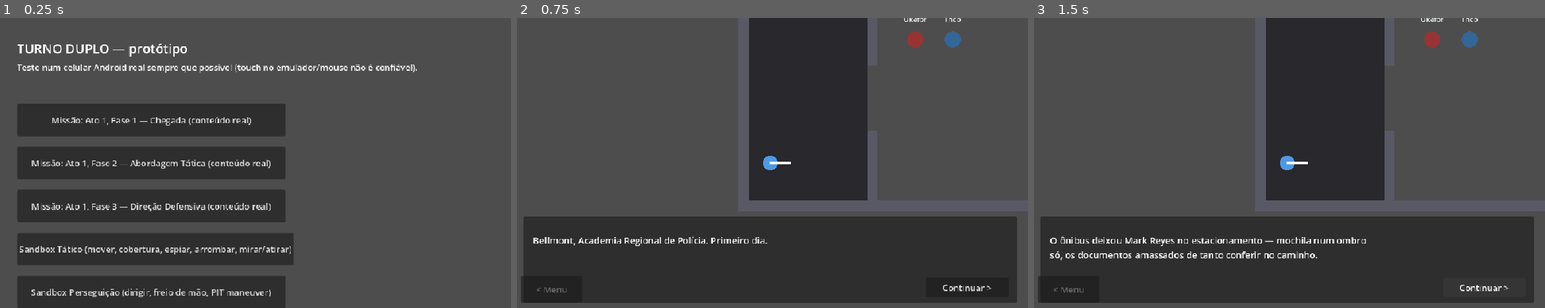
Above: before the commit, frames 1-3 (left to right).
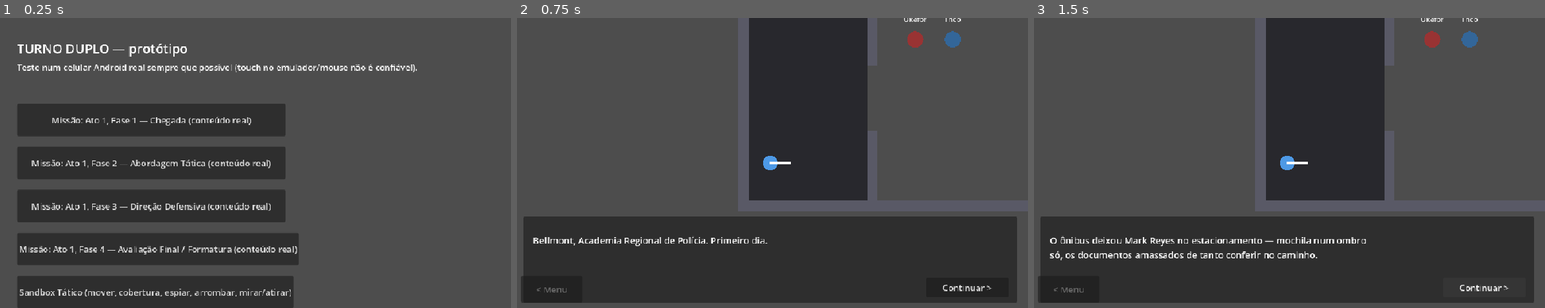
Above: after the commit, the same moments.

Repository: luuan-br/turno-duplo
Game: Godot game, scene res://sandbox/menu.tscn
Two runs of this game, one before a commit and one after it. Both use one fixed random seed, a clock stepped at 60 frames per second and the inputs below.
Inputs:
- Up to frame 1 (0.25 s): no input
- Up to frame 2 (0.75 s): click "Missão: Ato 1, Fase 1 — Chega…" at 0.5 s
- Up to frame 3 (1.5 s): click "Continuar >" at 1.25 s

The runs differ from the first frame. In frame 1, 1.7% of the frame differs, in the area x 3-59%, y 74-100%; in frame 2, nothing differs; in frame 3, nothing differs.

Commit message:
feat: add Ato 1, Fase 4 — Avaliação Final / Formatura
- Implementação da fase 4 do Ato 1, encerrando a Academia e preparando o gancho para o Ato 2.
- A fase é majoritariamente narrativa, com foco na cerimônia de formatura e avaliação dos personagens.
- Adicionadas novas cenas e scripts para a fase, incluindo a lógica de movimentação e interação com NPCs.
- Atualização do menu principal para incluir a nova missão.
- Correções e melhorias em mecânicas de jogo, como mira e controle de personagem.

Diff:
--- /dev/null
+++ b/missions/ato1_fase4_formatura.gd
@@ -0,0 +1,248 @@
+extends Node2D
+## Ato 1, Fase 4 — "Avaliação Final / Formatura" (docs/ROTEIRO.md).
+## Fecha o Ato 1 (Academia) e prepara o gancho pro Ato 2.
+##
+## Decisão de escopo: o ROTEIRO descreve "prova combinando tiro,
+## abordagem e direção" — mas essas três mecânicas já foram testadas
+## de verdade, com peso narrativo próprio, nas Fases 1/2/3. Sem sistema
+## de save entre cenas, não dá pra referenciar o desempenho específico
+## do jogador nelas de qualquer forma; repetir os mesmos mini-jogos aqui
+## seria exatamente o "conteúdo genérico" que a regra de ouro do GDD
+## (Seção 9) pede pra evitar. Por isso essa fase é majoritariamente
+## narrativa: a prova é resumida, não repetida — o peso real está na
+## cerimônia, que é onde o Mark recebe a lotação pra Ironside sob o
+## Sgt. Ray Doyle (GDD Seção 10), fechando o Ato 1 de verdade.
+##
+## Só tem movimento (sem mira/tiro/direção) + `ui/story_box.gd`. Sem
+## novos sistemas — só o padrão de câmera + NPC parado até o jogador
+## chegar perto, já estabelecido nas Fases 1/2/3.
+
+const YARD_SIZE := Vector2(500.0, 400.0)
+const YARD_ORIGIN := Vector2(80.0, 60.0)
+const WALL_THICK := 20.0
+
+const PLAYER_RADIUS := 14.0
+const SPEED_CAUTIOUS := 90.0
+
+var player: CharacterBody2D
+var okafor_marker: Node2D
+var theo_marker: Node2D
+
+var ceremony_zone: Area2D
+var _ceremony_started := false
+
+var story: Control
+var status_label: Label
+var _controls_locked := true
+var _phase := "intro"
+## intro -> walk_to_ceremony -> ceremony -> done
+
+
+func _ready() -> void:
+	_build_yard()
+	_build_player()
+	_build_npcs()
+	_build_ceremony_zone()
+	_build_hud()
+	_build_controls()
+	_build_story_box()
+
+	story.say(
+		[
+			"Última semana de instrução. Mira, abordagem, direção — cada prova arrancou um pedaço do recruta ansioso que desceu do ônibus há um mês.",
+			"Hoje é dia de formatura.",
+		],
+		["", ""]
+	)
+
+
+# ---------- construção da cena (caixa cinza) ----------
+
+func _build_yard() -> void:
+	var y := YARD_ORIGIN
+	var rects: Array[Rect2] = [
+		Rect2(y, Vector2(YARD_SIZE.x, WALL_THICK)),
+		Rect2(Vector2(y.x, y.y + YARD_SIZE.y - WALL_THICK), Vector2(YARD_SIZE.x, WALL_THICK)),
+		Rect2(y, Vector2(WALL_THICK, YARD_SIZE.y)),
+		Rect2(Vector2(y.x + YARD_SIZE.x - WALL_THICK, y.y), Vector2(WALL_THICK, YARD_SIZE.y)),
+	]
+	for r in rects:
+		var body := StaticBody2D.new()
+		var shape := CollisionShape2D.new()
+		var rect_shape := RectangleShape2D.new()
+		rect_shape.size = r.size
+		shape.shape = rect_shape
+		shape.position = r.size * 0.5
+		body.add_child(shape)
+		body.position = r.position
+		add_child(body)
+
+		var poly := Polygon2D.new()
+		poly.polygon = PackedVector2Array([Vector2.ZERO, Vector2(r.size.x, 0), r.size, Vector2(0, r.size.y)])
+		poly.color = Color(0.35, 0.35, 0.4)
+		poly.position = r.position
+		add_child(poly)
+
+	var floor_poly := Polygon2D.new()
+	floor_poly.polygon = PackedVector2Array([Vector2.ZERO, Vector2(YARD_SIZE.x - WALL_THICK * 2, 0), Vector2(YARD_SIZE.x - WALL_THICK * 2, YARD_SIZE.y - WALL_THICK * 2), Vector2(0, YARD_SIZE.y - WALL_THICK * 2)])
+	floor_poly.color = Color(0.22, 0.22, 0.2)
+	floor_poly.position = y + Vector2(WALL_THICK, WALL_THICK)
+	floor_poly.z_index = -1
+	add_child(floor_poly)
+
+
+func _build_player() -> void:
+	player = CharacterBody2D.new()
+	var shape := CollisionShape2D.new()
+	var circle := CircleShape2D.new()
+	circle.radius = PLAYER_RADIUS
+	shape.shape = circle
+	player.add_child(shape)
+	player.position = YARD_ORIGIN + Vector2(60, YARD_SIZE.y - 80)
+	add_child(player)
+
+	var camera := Camera2D.new()
+	camera.enabled = true
+	camera.position_smoothing_enabled = true
+	camera.position_smoothing_speed = 5.0
+	player.add_child(camera)
+
+
+func _build_npcs() -> void:
+	okafor_marker = Node2D.new()
+	okafor_marker.position = YARD_ORIGIN + Vector2(280, 100)
+	add_child(okafor_marker)
+
+	theo_marker = Node2D.new()
+	theo_marker.position = YARD_ORIGIN + Vector2(340, 100)
+	add_child(theo_marker)
+
+
+func _build_ceremony_zone() -> void:
+	ceremony_zone = Area2D.new()
+	var shape := CollisionShape2D.new()
+	var rect := RectangleShape2D.new()
+	rect.size = Vector2(170.0, 150.0)
+	shape.shape = rect
+	ceremony_zone.add_child(shape)
+	ceremony_zone.position = YARD_ORIGIN + Vector2(310, 130)
+	ceremony_zone.monitorable = true
+	ceremony_zone.body_entered.connect(_on_ceremony_zone_entered)
+	add_child(ceremony_zone)
+
+
+func _build_hud() -> void:
+	var layer := CanvasLayer.new()
+	add_child(layer)
+	status_label = Label.new()
+	status_label.position = Vector2(16, 16)
+	status_label.add_theme_font_size_override("font_size", 17)
+	layer.add_child(status_label)
+
+	var back := Button.new()
+	back.text = tr("< Menu")
+	back.anchor_top = 1.0
+	back.anchor_bottom = 1.0
+	back.offset_top = -60
+	back.offset_bottom = -10
+	back.offset_left = 16
+	back.offset_right = 130
+	layer.add_child(back)
+	back.pressed.connect(func(): get_tree().change_scene_to_file("res://sandbox/menu.tscn"))
+
+
+func _build_controls() -> void:
+	var layer := CanvasLayer.new()
+	add_child(layer)
+
+	var left_stick := Control.new()
+	left_stick.set_script(load("res://ui/virtual_joystick.gd"))
+	left_stick.anchor_left = 0.0
+	left_stick.anchor_right = 1.0
+	left_stick.anchor_top = 0.0
+	left_stick.anchor_bottom = 1.0
+	layer.add_child(left_stick)
+
+
+func _build_story_box() -> void:
+	var layer := CanvasLayer.new()
+	add_child(layer)
+	story = Control.new()
+	story.set_script(load("res://ui/story_box.gd"))
+	layer.add_child(story)
+	story.finished.connect(_on_story_finished)
+
+
+# ---------- fluxo da fase ----------
+
+func _on_story_finished() -> void:
+	match _phase:
+		"intro":
+			_phase = "walk_to_ceremony"
+			_controls_locked = false
+		"ceremony":
+			_phase = "done"
+
+
+func _on_ceremony_zone_entered(body: Node) -> void:
+	if body != player or _ceremony_started or _phase != "walk_to_ceremony":
+		return
+	_ceremony_started = true
+	_phase = "ceremony"
+	_controls_locked = true
+	story.say(
+		[
+			"Três provas, Reyes: pontaria, decisão, controle. Você levou as três a sério — até demais, às vezes.",
+			"\"Até demais\" é elogio vindo dela. Aproveita enquanto dura.",
+			"Marsh, você tem talento de sobra e paciência de menos. Reyes tem o oposto. A rua vai exigir os dois de vocês — e nenhum dos dois tem os dois sozinho.",
+			"Lotações: Marsh, distrito Norte. Reyes — Ironside, sob o Sargento Ray Doyle. Bom sujeito, cansado. Vai te ensinar mais do que qualquer manual.",
+			"Ironside. Aquilo ali come novato no café da manhã. Boa sorte, Reyes.",
+			"O pai de Mark também começou num bairro difícil. Talvez fosse por isso que nunca falava sobre o primeiro ano.",
+			"Fim da Fase 4 — Avaliação Final / Formatura. Fim do Ato 1 — Academia.",
+			"Ato 2 (Novato nas Ruas) ainda não foi construído.",
+		],
+		["Capitã Okafor", "Theo Marsh", "Capitã Okafor", "Capitã Okafor", "Theo Marsh", "", "", ""]
+	)
+
+
+# ---------- lógica de jogo ----------
+
+func _process(_delta: float) -> void:
+	if not _controls_locked:
+		_move_player()
+	_update_hud()
+	queue_redraw()
+
+
+func _move_player() -> void:
+	player.velocity = InputBridge.move_vector * SPEED_CAUTIOUS
+	player.move_and_slide()
+
+
+func _update_hud() -> void:
+	match _phase:
+		"walk_to_ceremony":
+			status_label.text = tr("Objetivo: vá até a formatura.")
+		"done":
+			status_label.text = tr("Fase 4 concluída — fim do Ato 1.")
+		_:
+			status_label.text = ""
+
+
+func _draw() -> void:
+	if player:
+		draw_circle(player.position, PLAYER_RADIUS, Color(0.3, 0.6, 0.9))
+
+	if okafor_marker:
+		draw_circle(okafor_marker.position, 15.0, Color(0.6, 0.2, 0.2))
+		_draw_name_tag(okafor_marker.position, "Okafor")
+	if theo_marker:
+		draw_circle(theo_marker.position, 15.0, Color(0.2, 0.4, 0.6))
+		_draw_name_tag(theo_marker.position, "Theo")
+
+
+func _draw_name_tag(pos: Vector2, text: String) -> void:
+	var font := ThemeDB.fallback_font
+	var font_size := 13
+	var text_size := font.get_string_size(text, HORIZONTAL_ALIGNMENT_CENTER, -1, font_size)
+	draw_string(font, pos - text_size * 0.5 + Vector2(0, -24), text, HORIZONTAL_ALIGNMENT_CENTER, -1, font_size)
--- /dev/null
+++ b/missions/ato1_fase4_formatura.tscn
@@ -0,0 +1,6 @@
+[gd_scene load_steps=2 format=3]
+
+[ext_resource type="Script" path="res://missions/ato1_fase4_formatura.gd" id="1"]
+
+[node name="Ato1Fase4Formatura" type="Node2D"]
+script=ExtResource("1")
--- a/sandbox/menu.gd
+++ b/sandbox/menu.gd
@@ -38,16 +38,23 @@
 	mission3_btn.pressed.connect(func(): get_tree().change_scene_to_file("res://missions/ato1_fase3_direcao.tscn"))
 	add_child(mission3_btn)
 
+	var mission4_btn := Button.new()
+	mission4_btn.text = "Missão: Ato 1, Fase 4 — Avaliação Final / Formatura (conteúdo real)"
+	mission4_btn.position = Vector2(40, 400)
+	mission4_btn.custom_minimum_size = Vector2(500, 60)
+	mission4_btn.pressed.connect(func(): get_tree().change_scene_to_file("res://missions/ato1_fase4_formatura.tscn"))
+	add_child(mission4_btn)
+
 	var tatico_btn := Button.new()
 	tatico_btn.text = "Sandbox Tático (mover, cobertura, espiar, arrombar, mirar/atirar)"
-	tatico_btn.position = Vector2(40, 400)
+	tatico_btn.position = Vector2(40, 480)
 	tatico_btn.custom_minimum_size = Vector2(500, 60)
 	tatico_btn.pressed.connect(func(): get_tree().change_scene_to_file("res://sandbox/tatico.tscn"))
 	add_child(tatico_btn)
 
 	var chase_btn := Button.new()
 	chase_btn.text = "Sandbox Perseguição (dirigir, freio de mão, PIT maneuver)"
-	chase_btn.position = Vector2(40, 480)
+	chase_btn.position = Vector2(40, 560)
 	chase_btn.custom_minimum_size = Vector2(500, 60)
 	chase_btn.pressed.connect(func(): get_tree().change_scene_to_file("res://sandbox/perseguicao.tscn"))
 	add_child(chase_btn)
Not shown, added: missions/ato1_fase4_formatura.gd.uid
Not shown, changed: CHANGELOG.md
Not shown, changed: CLAUDE.md
Not shown, changed: build/android/turno-duplo.apk
Not shown, changed: build/android/turno-duplo.apk.idsig
Not shown, changed: docs/GDD.md
